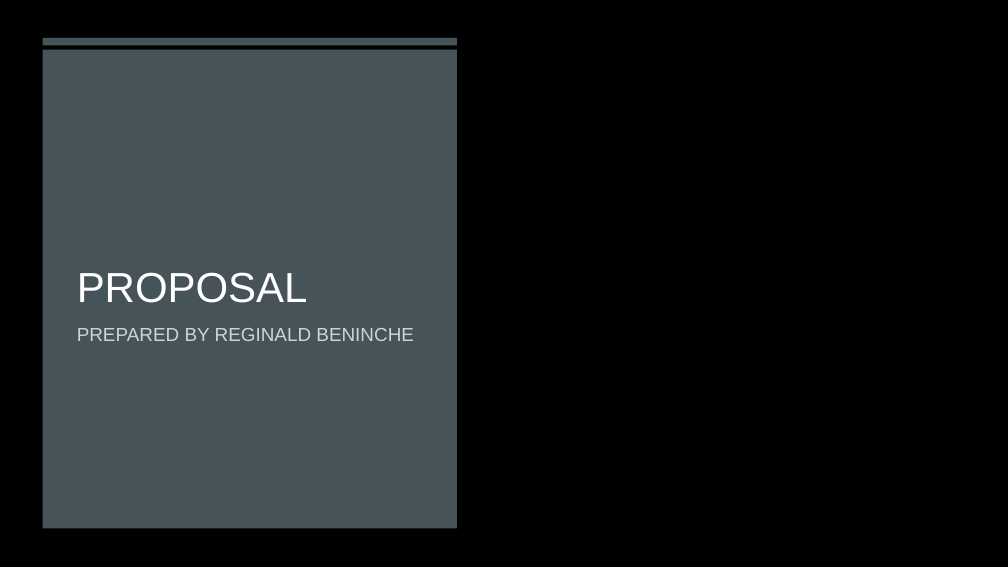
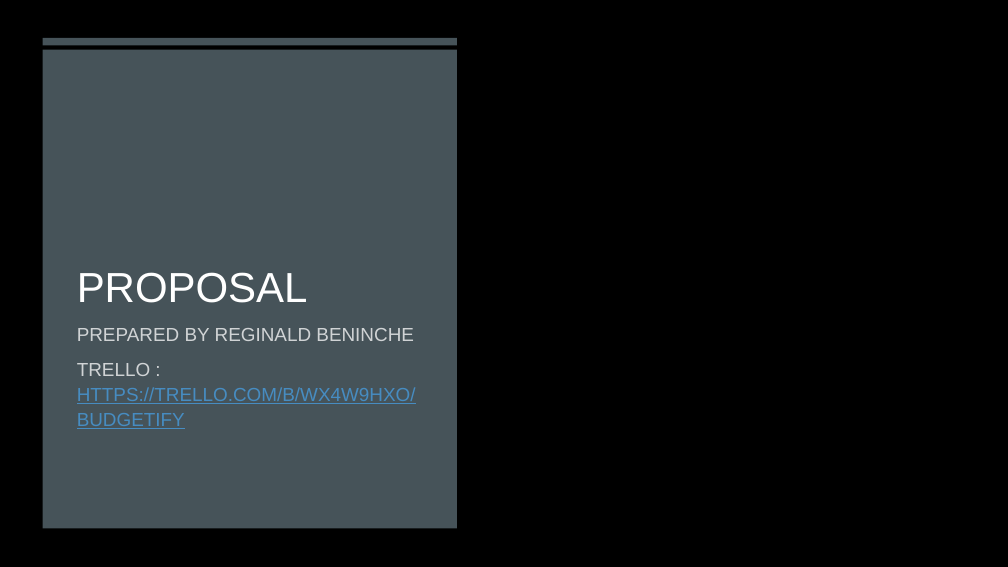
Before and after one commit to Rbeninche/liftoff-assignments, a slide deck: slide 1 of P2-Project_Outline/Budgetify-proposal.pptx. Drawn at 1008x567 pixels with LibreOffice and Linux fonts; fonts in the diff are those of the drawing; background and template pictures are left out. Boxes give left, top, right and bottom in pixels: in the first picture for what was removed or moved away, otherwise in the second. Text is boxed around its words. In the diff, an @@ line names an element or a change of style, - is before the commit and + after.

```diff
--- a/P2-Project_Outline/Budgetify-proposal.pptx
+++ b/P2-Project_Outline/Budgetify-proposal.pptx
@@ subtitle at [77,363,416,429]: paragraph added @@
+TRELLO : HTTPS://TRELLO.COM/B/WX4W9HXO/BUDGETIFY
```
Also in this commit, not shown: 1 other file.
